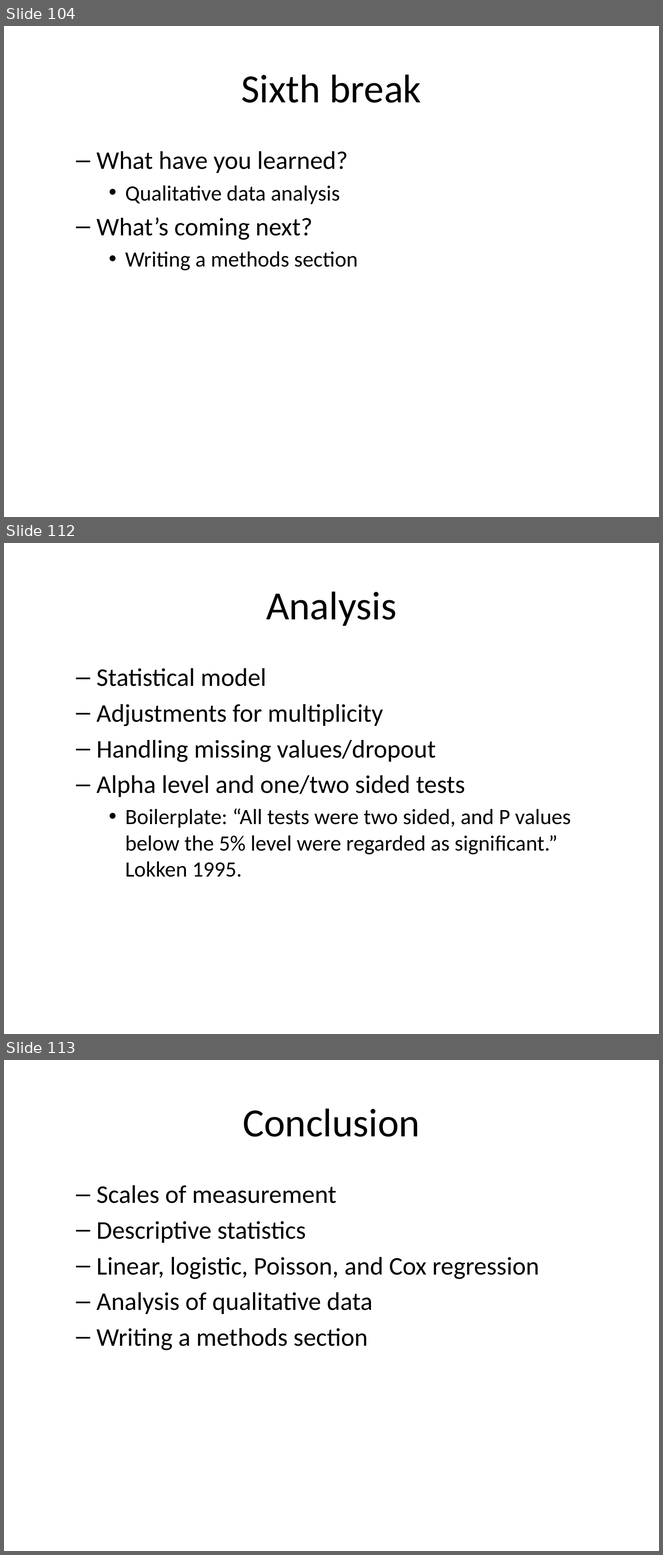
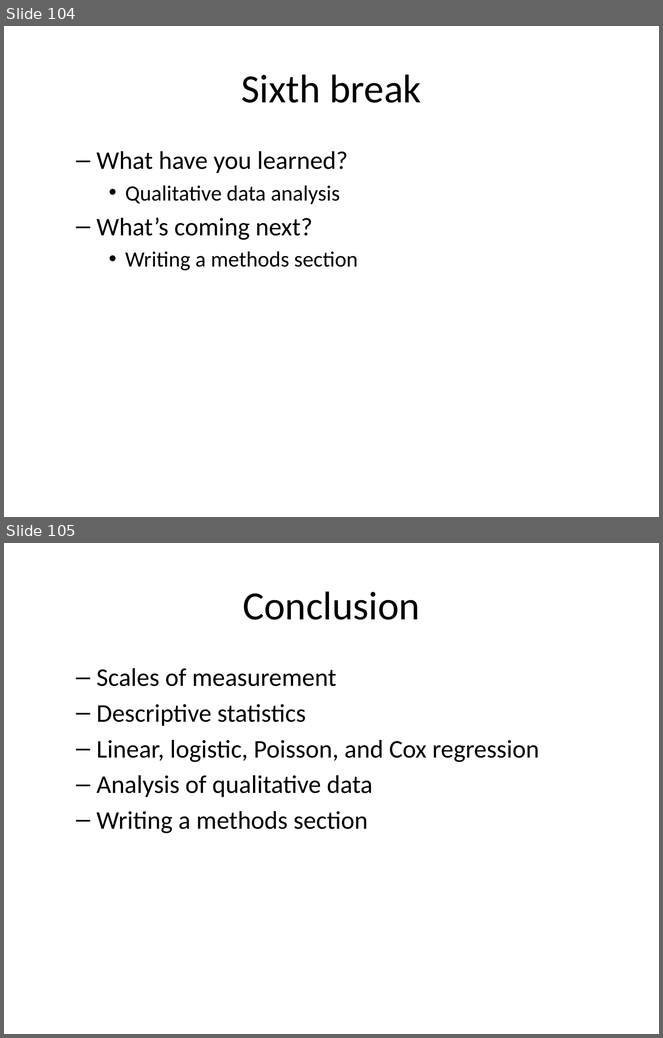
Before and after one commit to pmean/classes, a slide deck: clinical-research-methodology/results/video13-statistical-models.pptx. Shown one above the other, each under a label of ours: slides 104, 112 and 113 before the commit, slides 104 and 105 after it; the slides between them are not shown. The pictures are 663x1555 and 663x1038 pixels, drawn with LibreOffice and Linux fonts; fonts in the diff are those of the drawing. Boxes give left, top, right and bottom in pixels: in the first picture for what was removed or moved away, otherwise in the second. Text is boxed around its words. In the diff, an @@ line names an element or a change of style, - is before the commit and + after.

```diff
--- a/clinical-research-methodology/results/video13-statistical-models.pptx
+++ b/clinical-research-methodology/results/video13-statistical-models.pptx
@@ slide 112 removed at <box>4,543,659,1034</box>, background #FFFFFF @@
@@ title removed at <box>266,591,397,626</box> @@
-Analysis
@@ text removed at <box>97,668,571,877</box> @@
-  – Statistical model
-  – Adjustments for multiplicity
-  – Handling missing values/dropout
-  – Alpha level and one/two sided tests
-    • Boilerplate: “All tests were two sided, and P values below the 5% level were regarded as significant.” Lokken 1995.
@@ what was slide 113 is now slide 105 @@
```
Also in this commit, not shown: 6 slides changed, 7 other slides removed, 2 other files.
